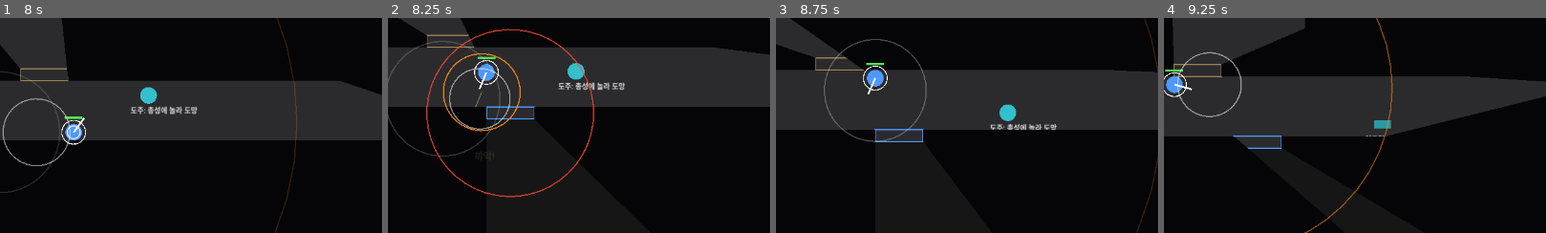
Above: before the commit, frames 1-4 (left to right).
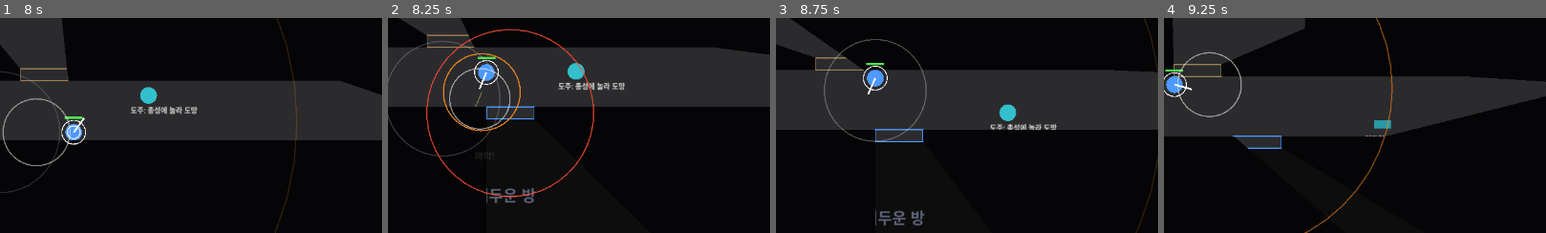
Above: after the commit, the same moments.

Repository: osm0401/TOPDOWN_RON
Game: Godot game, scene res://scenes/main.tscn
The game is run twice, just before and just after one commit, with the same random seed, the same clock (stepped at 60 frames per second) and the same inputs.
Inputs (mouse positions are % of the whole screen's width and height, from its top left):
- Up to frame 1 (8 s): click (50, 63) at 0.52 s; type "12" at 0.6 s; click "난이도: 보통" at 1.25 s; click "비살상 소총" at 2 s; click "난이도: 어려움" at 2.75 s; click "락픽" at 3.5 s; click "테이저" at 4.25 s; click "혼자 하기" at 5 s; tap Enter at 5.75, 6.6 s; move the mouse to (72, 45) at 5.77 s; hold D 5.78-6.53 s; tap E at 5.85 s; click (72, 45) at 5.92 s; move the mouse to (30, 55) at 6.52 s; hold S 6.53-7.28 s; click (30, 55) at 6.67 s; move the mouse to (60, 28) at 7.27 s; hold D from 7.28 s (still down); tap Keypad Enter at 7.35 s; click (60, 28) at 7.42 s
- Up to frame 2 (8.25 s): move the mouse to (45, 70) at 8.02 s; release D at 8.03 s; hold W from 8.03 s (still down); tap X at 8.1 s; click (45, 70) at 8.17 s
- Up to frame 3 (8.75 s): keep holding W
- Up to frame 4 (9.25 s): move the mouse to (80, 65) at 8.77 s; release W at 8.78 s; hold A from 8.78 s (still down); tap C at 8.85 s; click (80, 65) at 8.92 s
The pictures show only the part of the screen within x 38-88%, y 30-80%; the shares and areas given below are measured in that part.

Frame 1 is identical in both runs. In frame 2, 0.3% of the frame differs, in the area x 25-39%, y 79-87%; in frame 3, 0.4%, in the area x 26-39%, y 89-97%; in frame 4, less than 0.1%.

Commit message:
feat: smoother 3D view and dark-room cues
3D view
- NPC and remote officer positions and facing are eased on screen (sim
  positions arrive in 60 Hz / 20 Hz steps; facing snaps at path corners)
- camera rides rigidly on the local officer, only the mouse look-ahead is
  eased; door camera blends in and out
- weaker perspective (fov 20, distance 35 m) so vertical and horizontal
  movement look more alike

Dark rooms (2D and 3D)
- darker floor with a "dark room" floor label
- outline-range ring around the officer in a dark room without flashlight
- entry notice and a HUD line explaining the flashlight rule
- test scenario --scenario=dark puts the host inside dark room B

Tests: eased position/yaw, outline-only rule; decisions #76-79.

Co-Authored-By: Claude Sonnet 5.5 <noreply@anthropic.com>

Diff:
--- a/data/view3d.json
+++ b/data/view3d.json
@@ -1,7 +1,8 @@
 {
   "_note": "PROTOTYPE/TUNING: 임시값. 비스듬한 3D 화면(도형 임시 표현) 설정. 시뮬레이션은 2D 좌표 그대로이고 화면만 3D. 1 m = px_per_m 픽셀.",
   "px_per_m": 50.0,
-  "camera": {"pitch_deg": 58.0, "distance_m": 20.0, "fov_deg": 35.0},
+  "camera": {"pitch_deg": 58.0, "distance_m": 35.0, "fov_deg": 20.0},
+  "ease_rate": 20.0,
   "wall_h": 1.6,
   "cutaway": {"reach_px": 100.0, "low": 0.3},
   "actor_h": 1.7,
--- a/src/game/net_world.gd
+++ b/src/game/net_world.gd
@@ -36,6 +36,10 @@
 	"clues": {
 		"events": {"host": [[0.1, "ready", 0], [0.2, "teleport_c", 0]], "client": [[0.1, "ready", 0]]},
 		"shot": 0.6, "final": 3.0,
+	},
+	"dark": {
+		"events": {"host": [[0.1, "ready", 0], [0.2, "teleport_dark", 0]], "client": [[0.1, "ready", 0]]},
+		"shot": 1.0, "final": 3.0,
 	},
 	"result": {
 		"events": {"host": [[0.1, "ready", 0], [2.0, "kill_suspect", 0]], "client": [[0.1, "ready", 0]]},
@@ -934,6 +938,10 @@
 			_bodies[0].position = Vector2(1100, 340)
 			players[0].pos = Vector2(1100, 340)
 			players[0].aim = 0.0
+		"teleport_dark":  # test aid: put the host inside dark room B to look at the darkness cues
+			_bodies[0].position = Vector2(700, 330)
+			players[0].pos = Vector2(700, 330)
+			players[0].aim = 0.0
 		"vote_retry":
 			_send(Act.VOTE_RETRY, 0)
 		"vote_lobby":
--- a/src/game/world_view.gd
+++ b/src/game/world_view.gd
@@ -32,6 +32,7 @@
 var _tracers: Array[Dictionary] = []
 var _bubbles: Array[Dictionary] = []
 var _flash_t := 0.0
+var _was_dark := false  ## the local officer was in a dark room last frame (entry notice)
 var _notice_t := 0.0
 var _npc_flash: Dictionary = {}
 var _vis := PackedVector2Array()
@@ -166,6 +167,11 @@
 		_npc_seen.append(_seen_level(a.pos))
 
 
+## Dark room and no flashlight: only close silhouettes show (also read by WorldView3D).
+func _outline_only(ps: PlayerState, p: Vector2) -> bool:
+	return not ps.dead() and not ps.flash and world.level.is_dark(p)
+
+
 func _seen_level(p: Vector2) -> int:
 	if p.distance_to(_vis_origin) > _view_radius:
 		return LightModel.Seen.NONE
@@ -190,6 +196,11 @@
 		_npc_flash[k] -= delta
 		if _npc_flash[k] <= 0.0:
 			_npc_flash.erase(k)
+	var me := world.players[world.my_slot]
+	var dark := me.present and not me.dead() and world.level.is_dark(world.display_pos(world.my_slot))
+	if dark and not _was_dark:
+		_on_notice(tr("어두운 방이다: 손전등(F)으로 비춰야 적을 알아볼 수 있다"))
+	_was_dark = dark
 	_flash_t = maxf(_flash_t - delta, 0.0)
 	_red.color.a = _flash_t
 	_notice_t = maxf(_notice_t - delta, 0.0)
@@ -222,7 +233,9 @@
 	draw_rect(lv.building, Color(0.17, 0.17, 0.18), true)
 	for rm in lv.rooms:
 		if rm["dark"]:
-			draw_rect(rm["rect"], Color(0, 0, 0, 0.5), true)
+			draw_rect(rm["rect"], Color(0, 0, 0, 0.7), true)
+			draw_string(ThemeDB.fallback_font, (rm["rect"] as Rect2).get_center() + Vector2(-50, 8), tr("어두운 방"),
+					HORIZONTAL_ALIGNMENT_LEFT, -1, 26, Color(0.75, 0.82, 1.0, 0.45))
 	draw_rect(lv.exit_zone, Color(0.1, 0.5, 0.2, 0.4), true)
 	for r in lv.wall_rects:
 		draw_rect(r, Color(0.45, 0.45, 0.48), true)
@@ -378,6 +391,8 @@
 		draw_line(p, p + Vector2.from_angle(ps.aim) * 30.0, Color.WHITE, 3.0)
 		if s == world.my_slot:
 			draw_arc(p, 20.0, 0.0, TAU, 24, Color.WHITE, 1.5)
+			if _outline_only(ps, p):  # dark room, no flashlight: outlines show only inside this ring
+				draw_arc(p, float(world.tuning["light"]["silhouette_radius"]), 0.0, TAU, 40, Color(0.7, 0.8, 1.0, 0.4), 1.5)
 		var w := 30.0
 		draw_rect(Rect2(p + Vector2(-w * 0.5, -26), Vector2(w, 4)), Color(0, 0, 0, 0.6), true)
 		draw_rect(Rect2(p + Vector2(-w * 0.5, -26), Vector2(w * float(ps.hp) / maxf(ps.max_hp, 1), 4)), Color(0.3, 0.9, 0.3), true)
@@ -455,6 +470,8 @@
 		me.hp, me.max_hp, tr(" (사망)") if me.dead() else "",
 		d.count_state(E, S.RESTRAINED), d.count_state(E, S.DEAD),
 		d.count_state(C, S.RESTRAINED), d.count_state(C, S.DEAD), world.current_score(), rtt])
+	if not me.dead() and world.level.is_dark(world.display_pos(world.my_slot)):
+		lines.append(tr("어두운 방: 손전등 빛줄기 안의 적만 알아볼 수 있다") if me.flash else tr("어두운 방: 손전등(F)을 켜지 않으면 가까이 있는 적의 윤곽만 보인다"))
 	if me.cam_door >= 0:
 		lines.append(tr("문틈 카메라 사용 중 (C로 종료)"))
 	if world.mission.reinforce == ReinforcementClock.Phase.WARNED:
--- a/src/game/world_view_3d.gd
+++ b/src/game/world_view_3d.gd
@@ -21,9 +21,12 @@
 var _body_h := 1.4
 var _cam: Camera3D
 var _cam_pos := Vector2.ZERO
+var _cam_off := Vector2.ZERO  ## eased mouse look-ahead; the camera itself rides rigidly on the player
+var _cam_blend := 0.0  ## 0 follow the player, 1 door camera
 var _fog := ArrayMesh.new()
 var _ring := TorusMesh.new()
 var _cam_ring: MeshInstance3D
+var _sil_ring: MeshInstance3D  ## outline range around the local officer in a dark room
 var _walls: Array[MeshInstance3D] = []
 var _wall_cut: Array[float] = []  ## per-wall height factor, lowered while it hides the local player
 var _doors: Array[Dictionary] = []
@@ -199,7 +202,16 @@
 	_floor(lv.building, 0.005, _mat(Color(0.24, 0.24, 0.26)))
 	for rm in lv.rooms:
 		if rm["dark"]:
-			_floor(rm["rect"], 0.01, _mat(Color(0, 0, 0, 0.5), true))
+			_floor(rm["rect"], 0.01, _mat(Color(0, 0, 0, 0.7), true))
+			var sign_label := _label(0.02, Color(0.75, 0.82, 1.0, 0.45))  # flat on the floor, under the fog
+			sign_label.text = tr("어두운 방")
+			sign_label.billboard = BaseMaterial3D.BILLBOARD_DISABLED
+			sign_label.rotation_degrees.x = -90.0
+			sign_label.position = _p3((rm["rect"] as Rect2).get_center(), 0.02)
+			add_child(sign_label)
+	_sil_ring = _add(_ring, _mat(Color(0.7, 0.8, 1.0, 0.5), true))
+	_sil_ring.scale = Vector3.ONE * (float(world.tuning["light"]["silhouette_radius"]) * _k)
+	_sil_ring.visible = false
 	_floor(lv.exit_zone, 0.015, _mat(Color(0.1, 0.5, 0.2, 0.5), true))
 	var wall_mat := _mat(Color(0.5, 0.5, 0.54))
 	for r in lv.wall_rects:
@@ -330,20 +342,37 @@
 	_update_camera(delta)
 	_update_fog()
 	_update_level(delta)
-	_update_players()
-	_update_npcs()
+	_update_players(delta)
+	_update_npcs(delta)
 	_update_fx(delta)
+
+
+## Render-side smoothing: sim positions arrive in steps (60 Hz host physics, 20 Hz client
+## snapshots), so remote figures ease toward them instead of jumping.
+func _ease_pos(n: Dictionary, target: Vector2, delta: float) -> Vector2:
+	var p: Vector2 = n.get("pos", target)
+	if p.distance_to(target) > 120.0:
+		p = target
+	p = p.lerp(target, minf(delta * float(_cfg["ease_rate"]), 1.0))
+	n["pos"] = p
+	return p
+
+
+func _ease_yaw(node: Node3D, target: float, delta: float) -> void:
+	node.rotation.y = lerp_angle(node.rotation.y, target, minf(delta * float(_cfg["ease_rate"]) * 0.6, 1.0))
 
 
 func _update_camera(delta: float) -> void:
 	var me := world.players[world.my_slot]
-	var target := world.display_pos(world.my_slot)
-	if me.cam_door >= 0:
-		target = view._vis_origin
-	elif world.auto_role == "":
+	var step := minf(delta * 12.0, 1.0)
+	var off := Vector2.ZERO
+	if me.cam_door < 0 and world.auto_role == "":
 		var vp := get_viewport()
-		target += ((vp.get_mouse_position() - vp.get_visible_rect().size * 0.5) * 0.3).limit_length(160.0)
-	_cam_pos = _cam_pos.lerp(target, minf(delta * 12.0, 1.0))
+		off = ((vp.get_mouse_position() - vp.get_visible_rect().size * 0.5) * 0.3).limit_length(160.0)
+	_cam_off = _cam_off.lerp(off, step)
+	_cam_blend = move_toward(_cam_blend, 1.0 if me.cam_door >= 0 else 0.0, delta * 6.0)
+	var target := (world.display_pos(world.my_slot) + _cam_off).lerp(view._vis_origin, _cam_blend)
+	_cam_pos = target
 	var c: Dictionary = _cfg["camera"]
 	var pitch := deg_to_rad(float(c["pitch_deg"]))
 	var at := _p3(_cam_pos)
@@ -351,6 +380,9 @@
 	_cam.look_at(at)
 	_cam_ring.visible = me.cam_door >= 0
 	_cam_ring.position = _p3(view._vis_origin, 0.04)
+	var here := world.display_pos(world.my_slot)
+	_sil_ring.visible = me.present and view._outline_only(me, here)
+	_sil_ring.position = _p3(here, 0.04)
 
 
 ## Fog = quads from every sight-polygon edge out to FAR, flat on the floor.
@@ -413,7 +445,7 @@
 		lock.position = _p3(lv.door_rects[i].get_center(), _wall_h + 0.2)
 
 
-func _update_players() -> void:
+func _update_players(delta: float) -> void:
 	for s in 2:
 		var ps := world.players[s]
 		var n: Dictionary = _players[s]
@@ -422,10 +454,15 @@
 		if not ps.present:
 			continue
 		var at := world.display_pos(s)
+		var yaw := -ps.aim
+		if s != world.my_slot:  # the local figure stays exact; the other officer is eased
+			at = _ease_pos(n, at, delta)
+			yaw = lerp_angle(n.get("yaw", yaw), yaw, minf(delta * float(_cfg["ease_rate"]) * 0.6, 1.0))
+			n["yaw"] = yaw
 		var dead := ps.dead()
 		root.position = _p3(at)
 		var rig: Node3D = n["rig"]
-		rig.basis = Basis(Vector3.UP, -ps.aim) * (Basis(Vector3.BACK, PI * 0.5) if dead else Basis.IDENTITY)
+		rig.basis = Basis(Vector3.UP, yaw) * (Basis(Vector3.BACK, PI * 0.5) if dead else Basis.IDENTITY)
 		rig.position.y = LYING_Y if dead else 0.0
 		(n["mat"] as StandardMaterial3D).albedo_color = Color(0.5, 0.5, 0.5) if dead else WorldView.PLAYER_COLORS[s]
 		(n["gun"] as Node3D).visible = not dead
@@ -445,7 +482,7 @@
 			_beam(beam, _p3(at + Vector2.from_angle(ps.aim) * 18.0, BEAM_Y), dot_node.position)
 
 
-func _update_npcs() -> void:
+func _update_npcs(delta: float) -> void:
 	var S := NpcBrain.State
 	var agents := world.director.agents
 	for i in agents.size():
@@ -455,9 +492,11 @@
 		var seen: int = view._npc_seen[i] if i < view._npc_seen.size() else LightModel.Seen.IDENTIFIED
 		root.visible = not a.dormant and seen != LightModel.Seen.NONE
 		if not root.visible:
+			n.erase("pos")  # next appearance snaps to the sim position
 			continue
 		var sil := seen == LightModel.Seen.SILHOUETTE
-		root.position = _p3(a.pos)
+		var fresh := not n.has("pos")
+		root.position = _p3(_ease_pos(n, a.pos, delta))
 		(n["sil"] as Node3D).visible = sil
 		(n["rig"] as Node3D).visible = not sil
 		(n["marker"] as Label3D).visible = not sil
@@ -467,8 +506,11 @@
 			continue
 		var b := a.brain
 		var st: int = b.state
-		root.rotation.y = -b.facing
-		var base := WorldView.ENEMY_COLOR if b.role == NpcBrain.Role.ENEMY else WorldView.CIVILIAN_COLOR
+		if fresh:
+			root.rotation.y = -b.facing
+		else:
+			_ease_yaw(root, -b.facing, delta)  # the sim snaps facing at path corners; turn smoothly
+		var base :=WorldView.ENEMY_COLOR if b.role == NpcBrain.Role.ENEMY else WorldView.CIVILIAN_COLOR
 		var col := base
 		match st:
 			S.DEAD:
--- a/tests/world_test.gd
+++ b/tests/world_test.gd
@@ -509,7 +509,8 @@
 	_w.add_child(v3)
 	await _frames(2)
 	_check(_w.mouse_world.is_valid(), "3D view installs the aim hook")
-	v3._cam_pos = at
+	v3._cam_off = Vector2.ZERO  # no mouse look-ahead: the camera sits exactly on the player
+	v3._cam_blend = 0.0
 	v3._update_camera(0.0)
 	var cfg := JsonData.load_dict("res://data/view3d.json")
 	var k := 1.0 / float(cfg["px_per_m"])
@@ -532,6 +533,26 @@
 	v3._update_level(1.0)
 	_check(not v3._walls[0].visible, "far wall hidden by fog")
 	_check(v3._wall_cut[10] < 1.0 and v3._wall_cut[0] == 1.0, "wall south of the player is lowered, others stay full height")
+	# render smoothing: eased position moves partway, yaw turns the short way round
+	var st := {}
+	_check(v3._ease_pos(st, Vector2(100, 100), 0.016) == Vector2(100, 100), "eased position starts at the sim position")
+	var eased := v3._ease_pos(st, Vector2(150, 100), 0.016)
+	_check(eased.x > 100.0 and eased.x < 150.0, "eased position moves partway toward a stepped target")
+	_check(v3._ease_pos(st, Vector2(900, 900), 0.016) == Vector2(900, 900), "eased position snaps after a teleport")
+	var spin := Node3D.new()
+	spin.rotation.y = 3.0
+	v3._ease_yaw(spin, -3.0, 0.05)
+	_check(absf(spin.rotation.y) > 3.0, "eased yaw takes the short way across +-PI")
+	spin.free()
+	# dark-room cue: outline-only mode = alive, flashlight off, standing in a dark room
+	var ps0 := _w.players[0]
+	var view: WorldView = v3.view
+	ps0.flash = false
+	_check(view._outline_only(ps0, Vector2(700, 330)), "dark room B without flashlight is outline-only")
+	_check(not view._outline_only(ps0, Vector2(400, 300)), "lit room A is not outline-only")
+	ps0.flash = true
+	_check(not view._outline_only(ps0, Vector2(700, 330)), "flashlight on lifts the outline-only cue")
+	ps0.flash = false
 	_w.remove_child(v3)
 	v3.free()
 	_check(not _w.mouse_world.is_valid(), "removing the 3D view releases the aim hook")
Not shown, changed: docs/decisions-01.md
